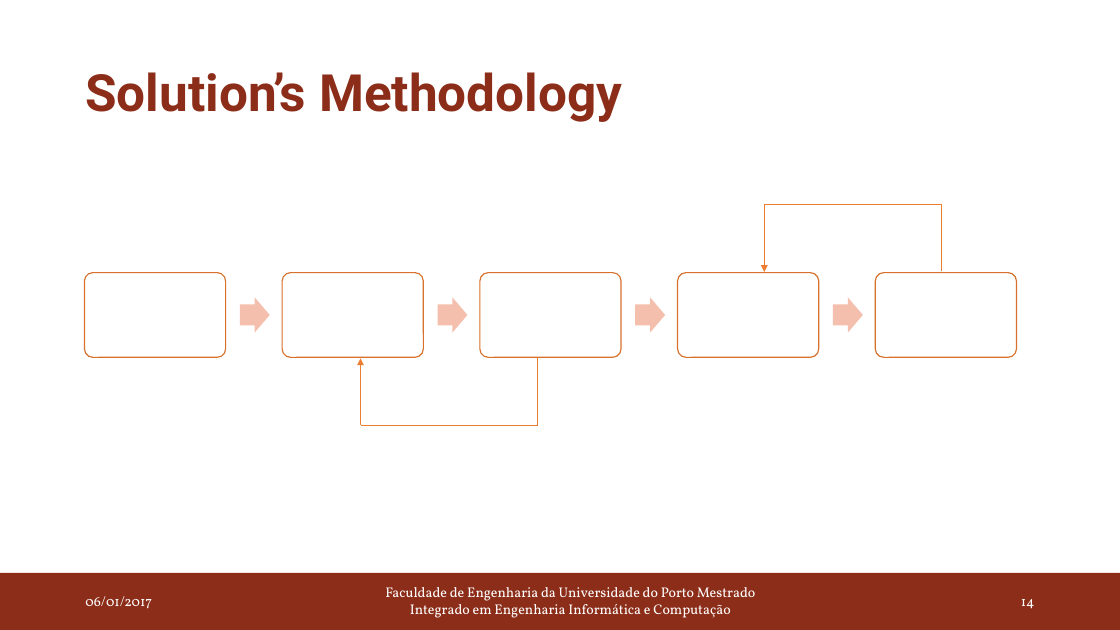
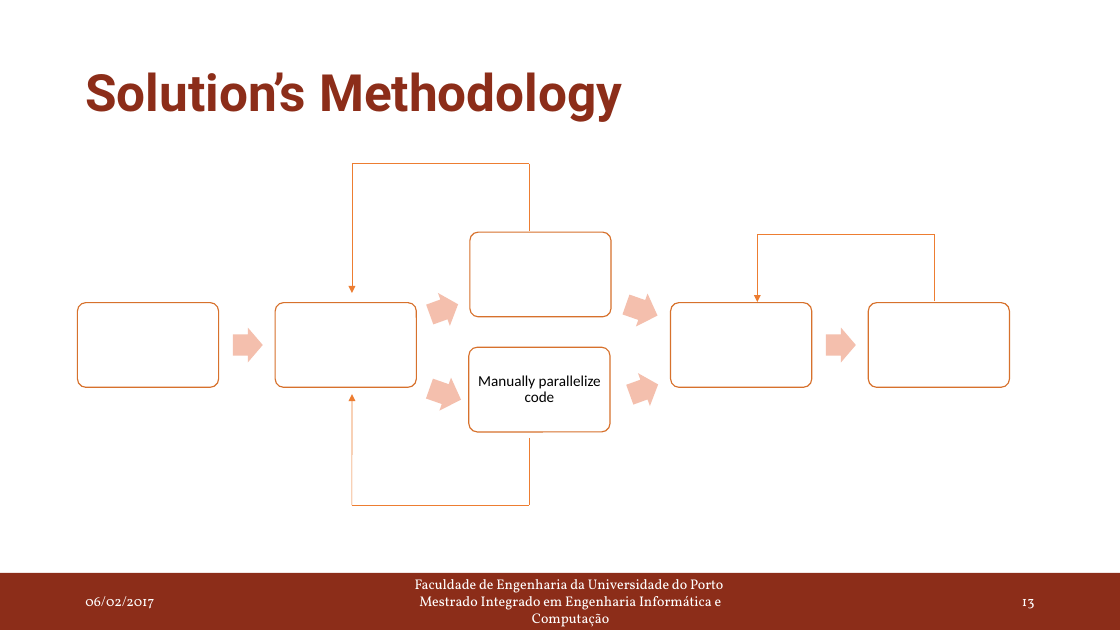
Before and after one commit to joaoBordalo/FEUP-Dissertation, a slide deck: slide 13 of deliverables/PDIS/second delivery/Autotuning Parallel Application in Heterogeneous Systems.pptx (slide 14 before the commit). Drawn at 1120x630 pixels with LibreOffice and Linux fonts; fonts in the diff are those of the drawing. Boxes give left, top, right and bottom in pixels: in the first picture for what was removed or moved away, otherwise in the second. Text is boxed around its words. In the diff, an @@ line names an element or a change of style, - is before the commit and + after.

```diff
--- a/deliverables/PDIS/second delivery/Autotuning Parallel Application in Heterogeneous Systems.pptx
+++ b/deliverables/PDIS/second delivery/Autotuning Parallel Application in Heterogeneous Systems.pptx
@@ line added from (352, 164) to (529, 164), #ED7D31 0.5 pt @@
@@ arrow added from (352, 164) to (352, 293), #ED7D31 0.5 pt @@
@@ line added from (529, 164) to (529, 231), #ED7D31 0.5 pt @@
@@ rounded rectangle: place and size @@
-rounded rectangle at (480, 273, 621, 358)
+rounded rectangle at (470, 232, 611, 317)
@@ right arrow at (424, 288, 465, 332): rotation 0 to 340 degrees @@
@@ right arrow at (620, 288, 664, 332): rotation 0 to 19 degrees @@
@@ 2 rounded rectangles, 1 line: place and size @@
-2 rounded rectangles, 1 line at (85, 204, 942, 358)
+2 rounded rectangles, 1 line at (77, 234, 934, 387)
@@ 2 rounded rectangles, 2 right arrows, 1 arrow, 1 line: place and size @@
-2 rounded rectangles, 2 right arrows, 1 arrow, 1 line at (239, 204, 1017, 358)
+2 rounded rectangles, 2 right arrows, 1 arrow, 1 line at (233, 234, 1010, 387)
@@ rounded rectangle added at (469, 347, 610, 432), fill #FFFFFF, outline #D7712C 1 pt @@
@@ right arrow added at (424, 372, 467, 416), fill #F4BFAE @@
@@ text added at (478, 375, 601, 402), 13 pt, text #000000 @@
+Manually parallelize code
@@ right arrow added at (624, 368, 665, 412), fill #F4BFAE @@
@@ arrow moved from (360, 426) - (360, 359) to (352, 505) - (352, 394) @@
@@ line moved from (538, 359) - (538, 426) to (529, 438) - (529, 505) @@
@@ line moved from (360, 426) - (538, 426) to (352, 505) - (529, 505) @@
@@ text at (85, 596, 154, 609): text changed @@
-06/01/2017
+06/02/2017
@@ text at (415, 579, 723, 627): text changed @@
-Faculdade de Engenharia da Universidade do Porto Mestrado Integrado em Engenharia Informática e Computação
+Faculdade de Engenharia da Universidade do Porto
+Mestrado Integrado em Engenharia Informática e Computação
@@ page number at (1022, 599, 1035, 609): text changed @@
-14
+13
```
Also in this commit, not shown: 16 other slides changed, 1 slide removed, 36 other files.
